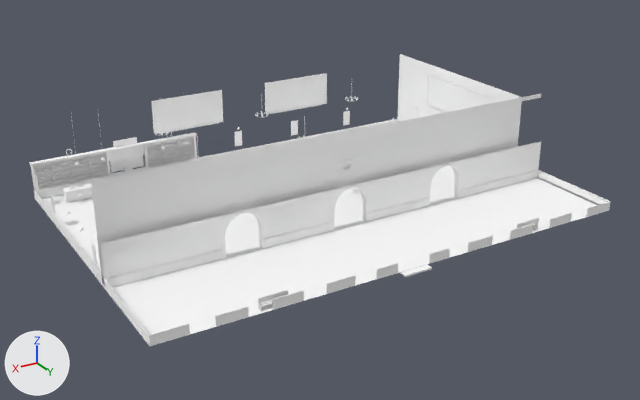
The glTF model games/yorimichi/assets/belmonte/meshes/SM_BM_BHip_SalonHall.glb as it was, and as the next commit left it.
Camera for both pictures: a 50 mm camera at (37.4, 62.7, 31.9) aimed at (0.6, 1.4, 1.2). Arrows for +X, +Y and +Z are at lower left; the lights stay in place. The older version comes first. Vertices at exactly the same position are counted once.

Names of what the first picture shows: 'SM_BM_BHip_SalonHall'.
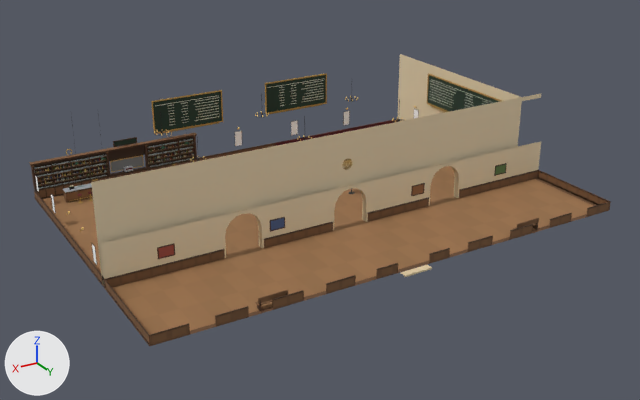
Pixel boxes [x1, y1, x2, y2] of what changed, in the pictures (640 x 400 px):
part 1 of me_sm_bhip_salonhall, recoloured (white to brown)
    both: [29, 73, 611, 346]
part 2 of me_sm_bhip_salonhall, recoloured (darker)
    both: [34, 54, 542, 286]

What the commit changed:
me_sm_bhip_salonhall has 23666 vertices, 27574 faces and spans x -21.4..21.4, y -14.4..15.0, z -0.2..8.4.
me_sm_bhip_salonhall is used by ob_sm_bm_bhip_salonhall; location (0.0, 0.0, 0.0).
me_sm_bhip_salonhall part 1: 16912 faces centred in x -21.4..21.4, y -14.4..14.4, z 0.1..7.7 are repainted in the vertex colours; the middle colour goes from white #ffffff to brown #6d4032.
me_sm_bhip_salonhall part 2: 10662 faces centred in x -20.6..21.4, y -14.4..15.0, z -0.1..8.3 are repainted in the vertex colours; the middle colour goes from white #ffffff to light grey #c7c2b8.
